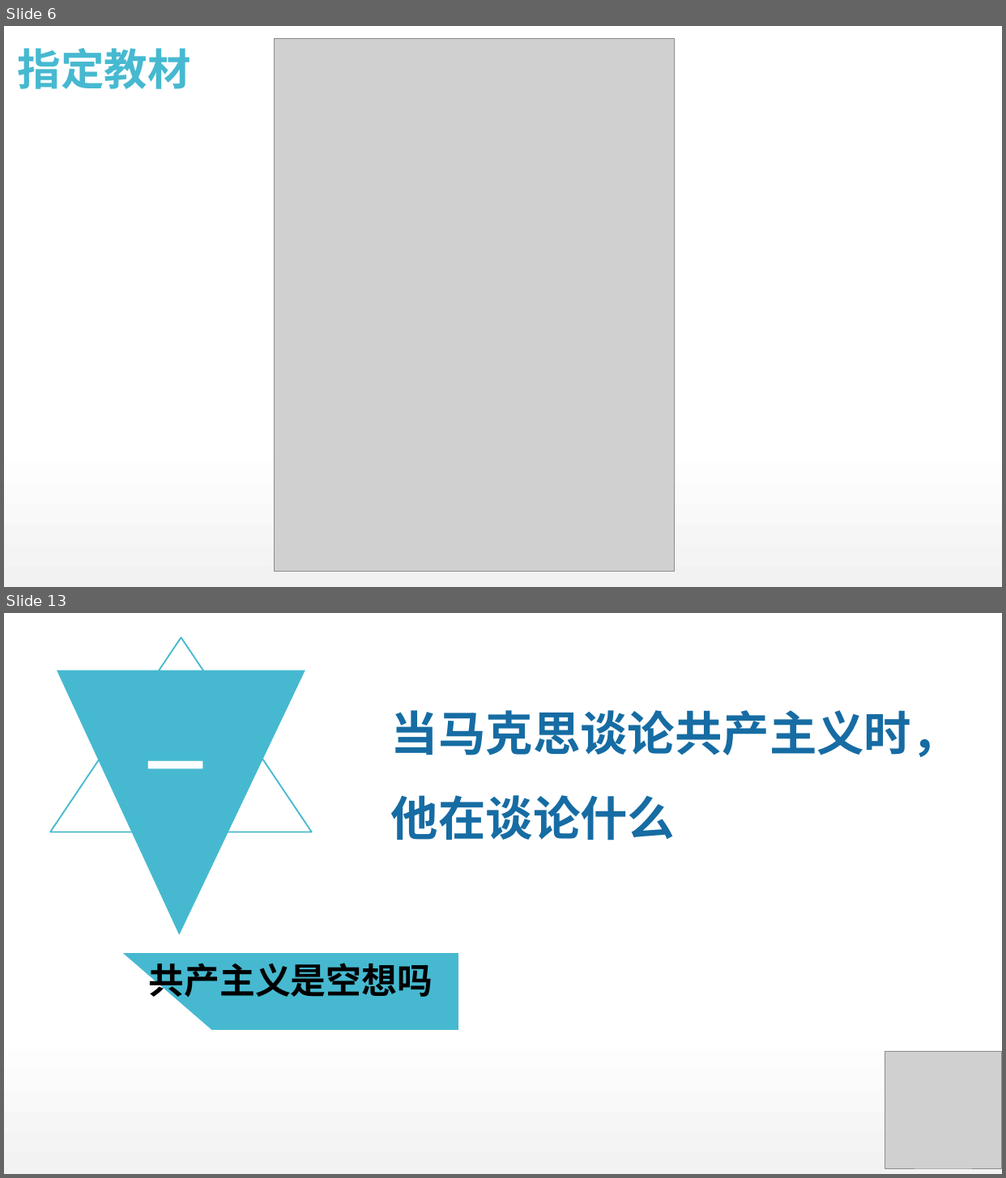
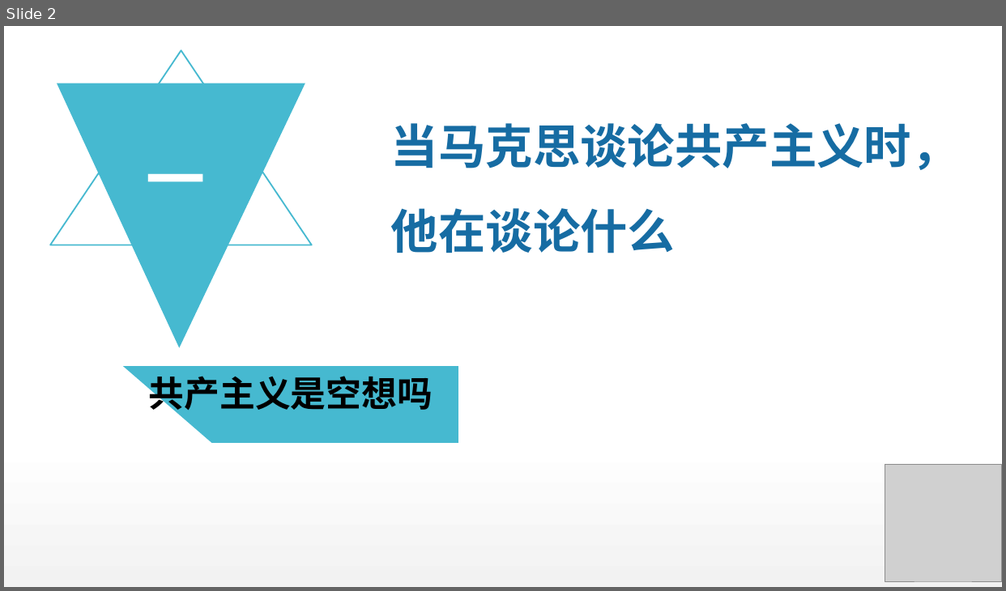
Before and after one commit to DO-MINATOR/buaa, a slide deck: 中特/复习ppt/刘娜娜-绪论.pptx. Shown one above the other, each under a label of ours: slides 6 and 13 before the commit, slide 2 after it; the slides between them are not shown. The pictures are 1006x1178 and 1006x591 pixels, drawn with LibreOffice and Linux fonts; fonts in the diff are those of the drawing; grey boxes stand for pictures. Boxes give left, top, right and bottom in pixels: in the first picture for what was removed or moved away, otherwise in the second. Text is boxed around its words. In the diff, an @@ line names an element or a change of style, - is before the commit and + after.

```diff
--- a/中特/复习ppt/刘娜娜-绪论.pptx
+++ b/中特/复习ppt/刘娜娜-绪论.pptx
@@ slide 6 removed at [4,26,1002,587], background #FFFFFF; not listed: 1 template element that a slide beside it also shows @@
@@ title removed at [17,48,190,89] @@
-指定教材
@@ picture removed at [274,38,674,572] @@
@@ what was slide 13 is now slide 2 @@
```
Also in this commit, not shown: 11 slides changed, 14 other slides removed, 1 other file.
